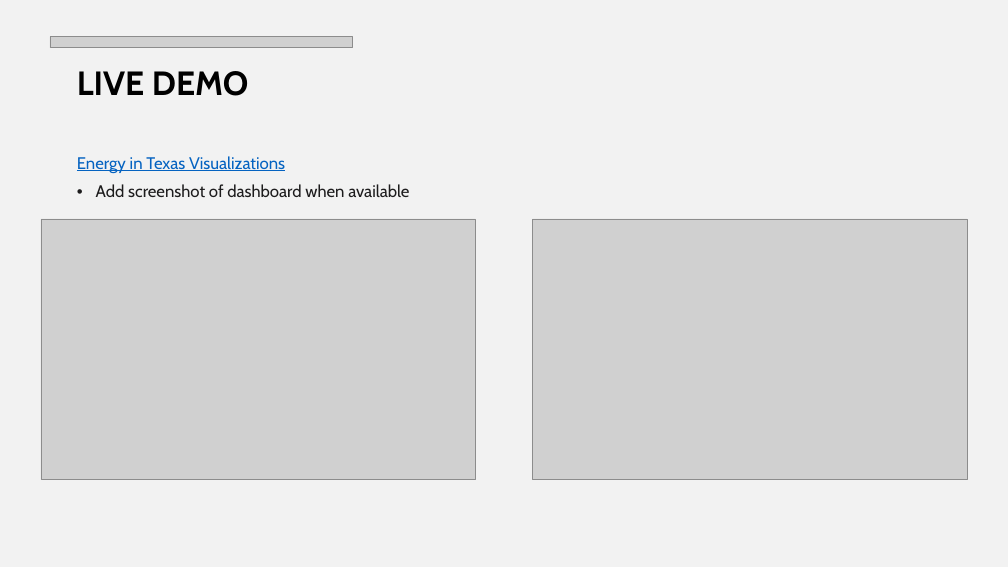
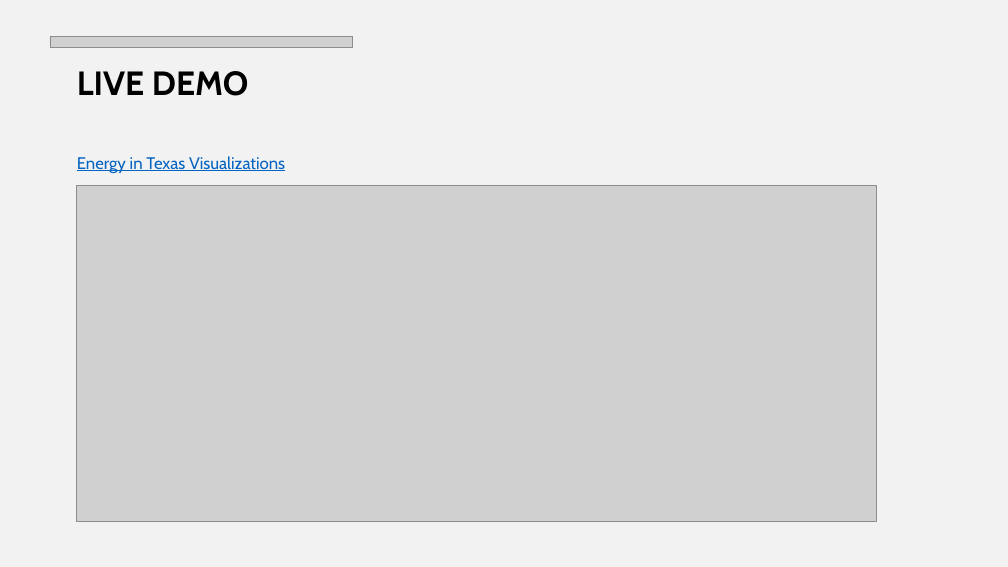
Before and after one commit to robert-z-lehr/Visualizing-The-Great-Freeze-Texas-Energy-Prices, a slide deck: slide 7 of Project3_Draft.pptx. Drawn at 1008x567 pixels with LibreOffice and Linux fonts; fonts in the diff are those of the drawing; grey boxes stand for pictures. Boxes give left, top, right and bottom in pixels: in the first picture for what was removed or moved away, otherwise in the second. Text is boxed around its words. In the diff, an @@ line names an element or a change of style, - is before the commit and + after.

Commit message:
Minor ppt updates

```diff
--- a/Project3_Draft.pptx
+++ b/Project3_Draft.pptx
@@ picture added at (x1=76, y1=186, x2=877, y2=522) @@
@@ text at (x1=96, y1=184, x2=409, y2=197): paragraph removed @@
-• Add screenshot of dashboard when available
@@ picture removed at (x1=41, y1=219, x2=476, y2=480) @@
@@ picture removed at (x1=533, y1=219, x2=968, y2=480) @@
```
